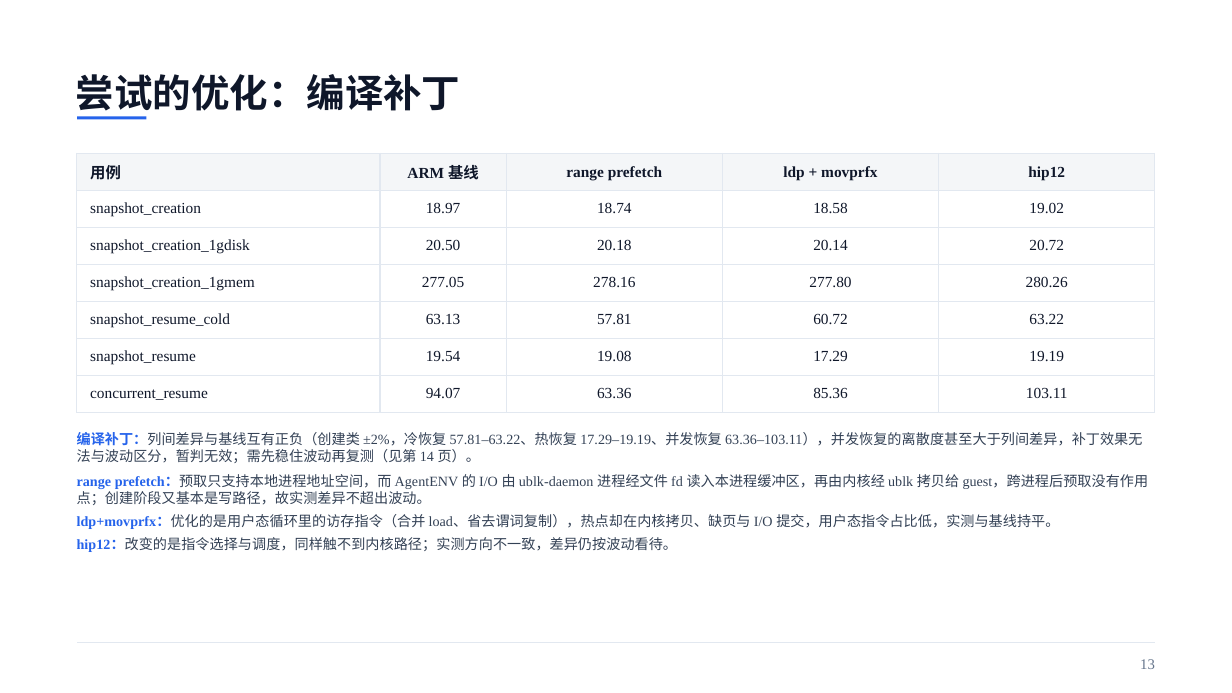
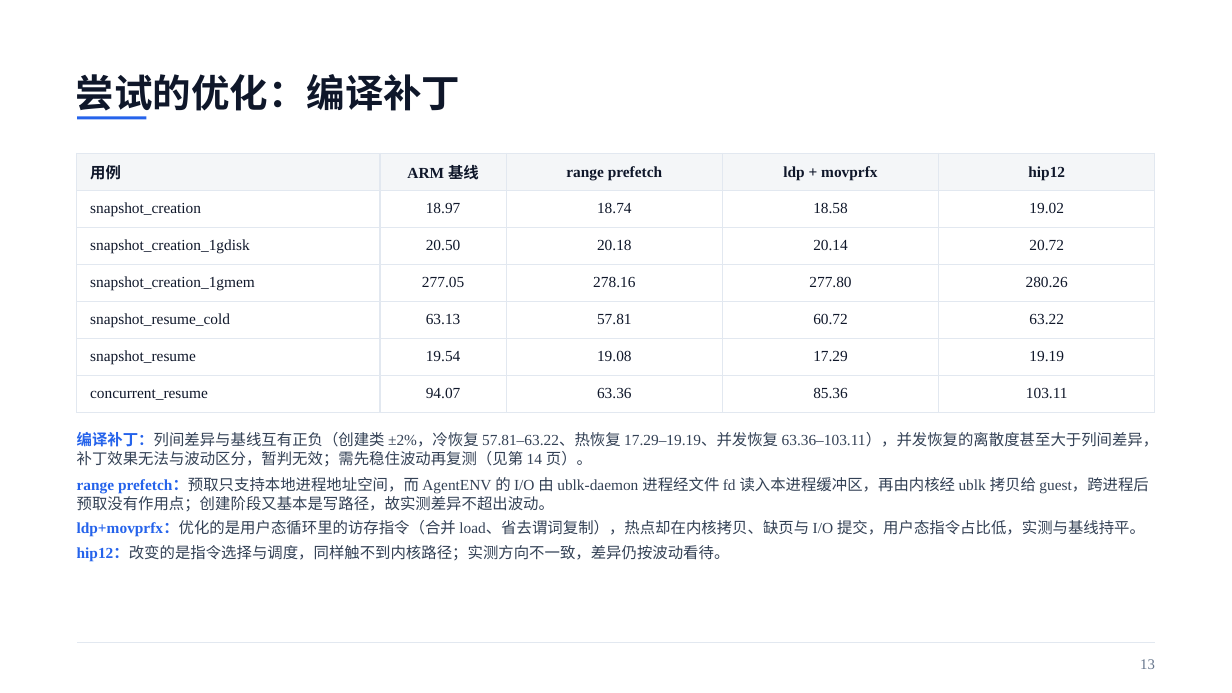
Before and after one commit to liushiqin-647/aenv, a slide deck: slide 13 of agentenv_20261102_polished.pptx. Drawn at 1232x693 pixels with LibreOffice and Linux fonts; fonts in the diff are those of the drawing. Boxes give left, top, right and bottom in pixels: in the first picture for what was removed or moved away, otherwise in the second. Text is boxed around its words. In the diff, an @@ line names an element or a change of style, - is before the commit and + after.

```diff
--- a/agentenv_20261102_polished.pptx
+++ b/agentenv_20261102_polished.pptx
@@ text "编译补丁：列间差异与基线互有正负（创建类 ±2%，冷恢复 57.81–63.22、热恢复 17.29–19.19、并发恢 ..." at box(77, 432, 1159, 562): size 11 to 12 pt @@
```
Also in this commit, not shown: 13 other slides changed.
